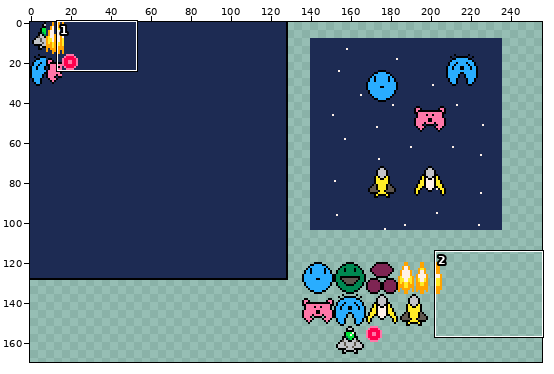
Pixel-art file -- resources/SpaceShooter.aseprite. The picture above shows the old version from afar; the outline marks the close-up.
Close-up. Earlier state:
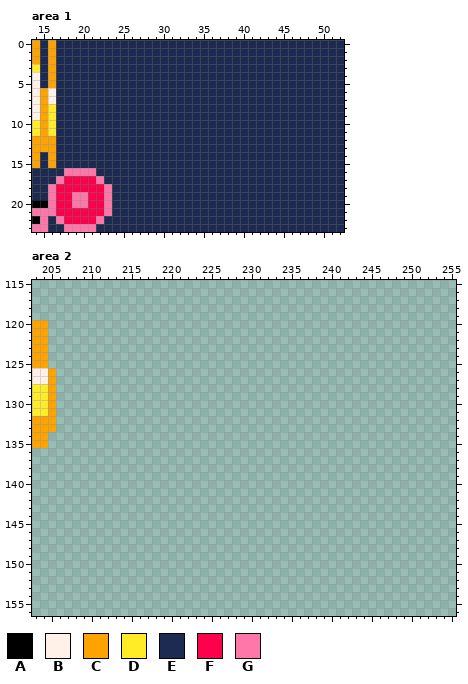
256x256 pixels, 1 frame. Shown: area 1: x 14..52, y 0..23; area 2: x 203..255, y 115..156. The wide view leaves out empty margins.
Visible layers, top first: "Output", "Tilemap", "Details", "Tileset", "Background".
Palette (. is transparent): A #000000  B #fff1e8  C #ffa300  D #ffec27  E #1d2b53  F #ff004d  G #ff77a8
Pixels before, area 1, first column x 14:
 0 CECEEEEEEEEEEEEEEEEEEEEEEEEEEEEEEEEEEEE
 1 CECEEEEEEEEEEEEEEEEEEEEEEEEEEEEEEEEEEEE
 2 CECEEEEEEEEEEEEEEEEEEEEEEEEEEEEEEEEEEEE
 3 DECEEEEEEEEEEEEEEEEEEEEEEEEEEEEEEEEEEEE
 4 BECEEEEEEEEEEEEEEEEEEEEEEEEEEEEEEEEEEEE
 5 BECEEEEEEEEEEEEEEEEEEEEEEEEEEEEEEEEEEEE
 6 BCBEEEEEEEEEEEEEEEEEEEEEEEEEEEEEEEEEEEE
 7 BCBEEEEEEEEEEEEEEEEEEEEEEEEEEEEEEEEEEEE
 8 BCDEEEEEEEEEEEEEEEEEEEEEEEEEEEEEEEEEEEE
 9 BCDEEEEEEEEEEEEEEEEEEEEEEEEEEEEEEEEEEEE
10 DCDEEEEEEEEEEEEEEEEEEEEEEEEEEEEEEEEEEEE
11 DCDEEEEEEEEEEEEEEEEEEEEEEEEEEEEEEEEEEEE
12 CCCEEEEEEEEEEEEEEEEEEEEEEEEEEEEEEEEEEEE
13 CCCEEEEEEEEEEEEEEEEEEEEEEEEEEEEEEEEEEEE
14 CECEEEEEEEEEEEEEEEEEEEEEEEEEEEEEEEEEEEE
15 CECEEEEEEEEEEEEEEEEEEEEEEEEEEEEEEEEEEEE
16 EEEEGGGGEEEEEEEEEEEEEEEEEEEEEEEEEEEEEEE
17 EEEGFFFFGEEEEEEEEEEEEEEEEEEEEEEEEEEEEEE
18 EEGFFFFFFGEEEEEEEEEEEEEEEEEEEEEEEEEEEEE
19 EEGFFGGFFGEEEEEEEEEEEEEEEEEEEEEEEEEEEEE
20 AAGFFGGFFGEEEEEEEEEEEEEEEEEEEEEEEEEEEEE
21 GGGFFFFFFGEEEEEEEEEEEEEEEEEEEEEEEEEEEEE
22 AGEGFFFFGEEEEEEEEEEEEEEEEEEEEEEEEEEEEEE
23 GGEEGGGGEEEEEEEEEEEEEEEEEEEEEEEEEEEEEEE
Pixels before, area 2, first column x 203:
120 CC.
121 CC.
122 CC.
123 CC.
124 CC.
125 CC.
126 BBC
127 BBC
128 DDC
129 DDC
130 DDC
131 DDC
132 CCC
133 CCC
134 CC.
135 CC.
After the commit:
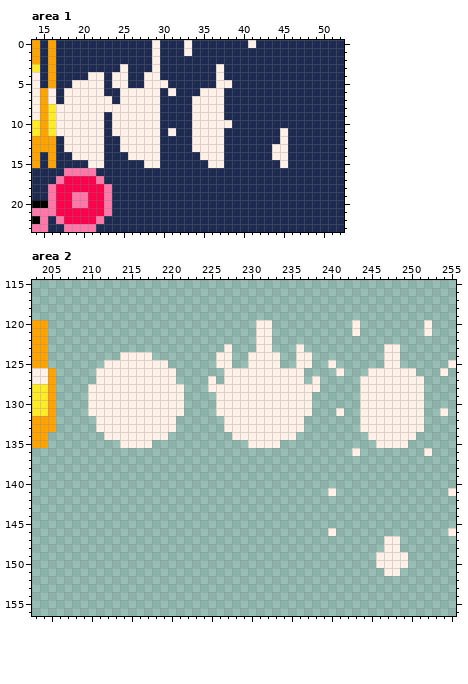
The author wrote: Add muzzle flash particles to sprite sheet.
Change:
Area 1, layer "Output":
y 0: x 29 E -> B; x 33 E -> B; x 41 E -> B
y 1: x 29 E -> B; x 33 E -> B
y 2: x 29 E -> B
y 3: x 25 E -> B; x 29 E -> B; x 37 E -> B
y 4: x 21..22 EE -> BB; x 24..25 EE -> BB; x 28..29 EE -> BB; x 37 E -> B
y 5: x 19..22 EEEE -> BBBB; x 24..25 EE -> BB; x 28..30 EEE -> BBB; x 37..38 EE -> BB
y 6: x 18..22 EEEEE -> BBBBB; x 25..29 EEEEE -> BBBBB; x 31 E -> B; x 35..37 EEE -> BBB
y 7: x 18..23 EEEEEE -> BBBBBB; x 25..29 EEEEE -> BBBBB; x 34..37 EEEE -> BBBB
y 8: x 17..29 EEEEEEEEEEEEE -> BBBBBBBBBBBBB; x 34..37 EEEE -> BBBB
y 9: x 17..22 EEEEEE -> BBBBBB; x 24..29 EEEEEE -> BBBBBB; x 34..37 EEEE -> BBBB
y 10: x 17..22 EEEEEE -> BBBBBB; x 24..29 EEEEEE -> BBBBBB; x 34..38 EEEEE -> BBBBB
y 11: x 17..22 EEEEEE -> BBBBBB; x 24..29 EEEEEE -> BBBBBB; x 31 E -> B; x 34..37 EEEE -> BBBB; x 45 E -> B
y 12: x 18..22 EEEEE -> BBBBB; x 25..29 EEEEE -> BBBBB; x 34..37 EEEE -> BBBB; x 45 E -> B
y 13: x 18..22 EEEEE -> BBBBB; x 25..29 EEEEE -> BBBBB; x 34..37 EEEE -> BBBB; x 44..45 EE -> BB
y 14: x 19..22 EEEE -> BBBB; x 26..29 EEEE -> BBBB; x 35..37 EEE -> BBB; x 44..45 EE -> BB
y 15: x 21..22 EE -> BB; x 28..29 EE -> BB; x 36..37 EE -> BB; x 45 E -> B
Area 2, layer "Tileset":
y 120..121: x 231..232 .. -> BB; x 243 . -> B; x 252 . -> B
y 122: x 231..232 .. -> BB
y 123: x 227 . -> B; x 231..232 .. -> BB; x 236 . -> B; x 247..248 .. -> BB
y 124: x 214..217 .... -> BBBB; x 226..227 .. -> BB; x 230..233 .... -> BBBB; x 236..237 .. -> BB; x 247..248 .. -> BB
y 125: x 212..219 ........ -> BBBBBBBB; x 226..227 .. -> BB; x 230..233 .... -> BBBB; x 236..237 .. -> BB; x 240 . -> B; x 247..248 .. -> BB; x 255 . -> B
y 126: x 211..220 .......... -> BBBBBBBBBB; x 227..236 .......... -> BBBBBBBBBB; x 241 . -> B; x 245..250 ...... -> BBBBBB; x 254 . -> B
y 127: x 211..220 .......... -> BBBBBBBBBB; x 225 . -> B; x 227..236 .......... -> BBBBBBBBBB; x 238 . -> B; x 244..251 ........ -> BBBBBBBB
y 128: x 210..221 ............ -> BBBBBBBBBBBB; x 225..238 .............. -> BBBBBBBBBBBBBB; x 244..251 ........ -> BBBBBBBB
y 129..130: x 210..221 ............ -> BBBBBBBBBBBB; x 226..237 ............ -> BBBBBBBBBBBB; x 244..251 ........ -> BBBBBBBB
y 131: x 210..221 ............ -> BBBBBBBBBBBB; x 226..237 ............ -> BBBBBBBBBBBB; x 241 . -> B; x 244..251 ........ -> BBBBBBBB; x 254 . -> B
y 132..133: x 211..220 .......... -> BBBBBBBBBB; x 227..236 .......... -> BBBBBBBBBB; x 244..251 ........ -> BBBBBBBB
y 134: x 212..219 ........ -> BBBBBBBB; x 228..235 ........ -> BBBBBBBB; x 245..250 ...... -> BBBBBB
y 135: x 214..217 .... -> BBBB; x 230..233 .... -> BBBB; x 246..249 .... -> BBBB
y 136: x 243 . -> B; x 252 . -> B
y 141: x 240 . -> B; x 255 . -> B
y 146: x 240 . -> B; x 255 . -> B
y 147..148: x 247..248 .. -> BB
y 149..150: x 246..249 .... -> BBBB
y 151: x 247..248 .. -> BB
